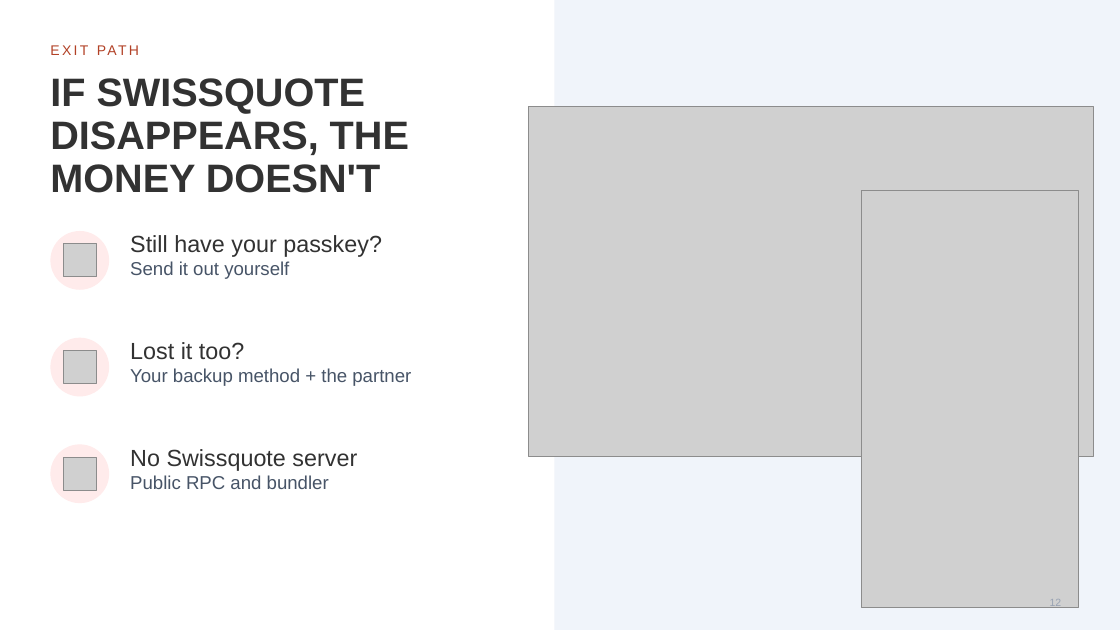
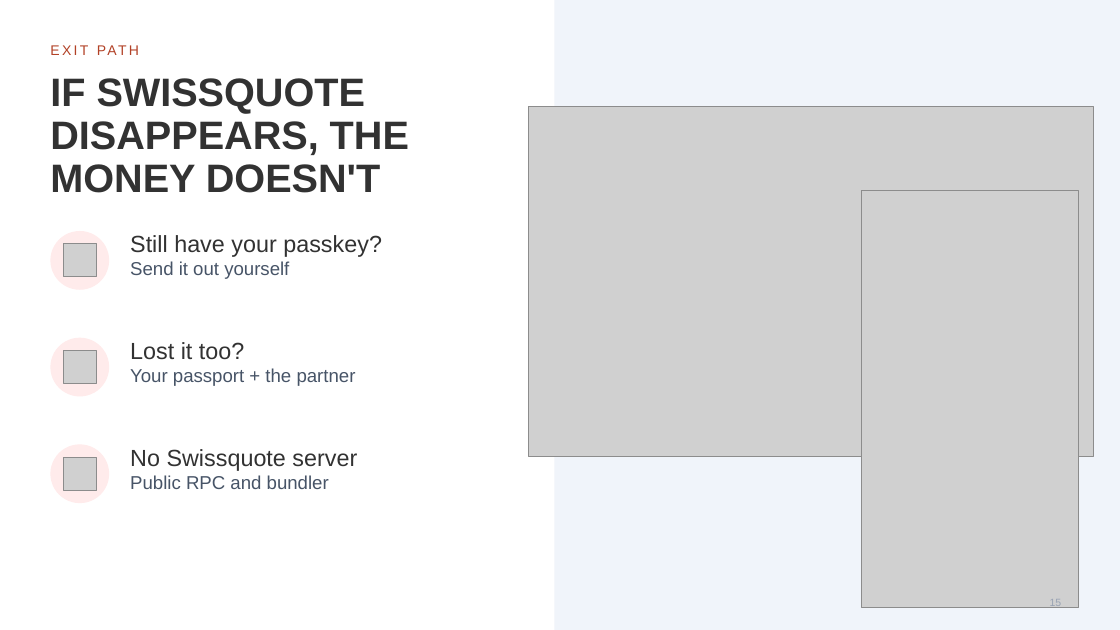
Before and after one commit to HugoPaj/BSA_Hackathon_HA, a slide deck: slide 15 of docs/deck/swissquote-wallet-pitch.pptx (slide 12 before the commit). Drawn at 1120x630 pixels with LibreOffice and Linux fonts; fonts in the diff are those of the drawing; grey boxes stand for pictures; background and template pictures are left out. Boxes give left, top, right and bottom in pixels: in the first picture for what was removed or moved away, otherwise in the second. Text is boxed around its words. In the diff, an @@ line names an element or a change of style, - is before the commit and + after.

```diff
--- a/docs/deck/swissquote-wallet-pitch.pptx
+++ b/docs/deck/swissquote-wallet-pitch.pptx
@@ text at (130, 368, 356, 386): text changed @@
-Your backup method + the partner
+Your passport + the partner
```
Also in this commit, not shown: 12 other slides changed, 5 slides added, 2 slides removed, 15 other files.
